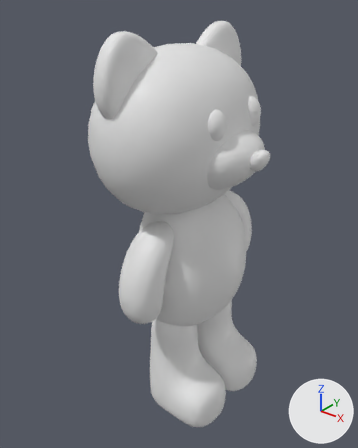
A saved change to the FBX model STRUGGLING_DarkestHourFromDawn/Assets/2) Resources/PrototypeV3/1) Object/Doll/Riging_Doll/Riging_Doll1.fbx.
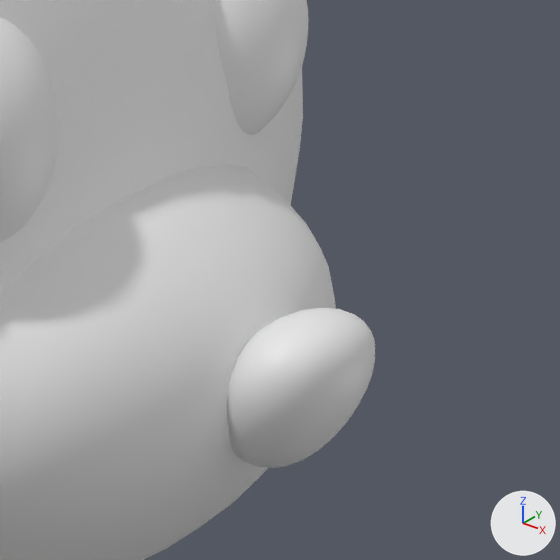
There are two pictures of each version: one whole from a camera (50 mm lens) standing at (10.842, -121.403, 1.975) and looking at (10.162, -120.553, 1.448), one close up on the part from 61% to 82% of the width and 24% to 41% of the height. Arrows for +X, +Y and +Z are at lower right; the lights stay in place. Where no turn or scale is listed for an object, it has been applied to the vertices.
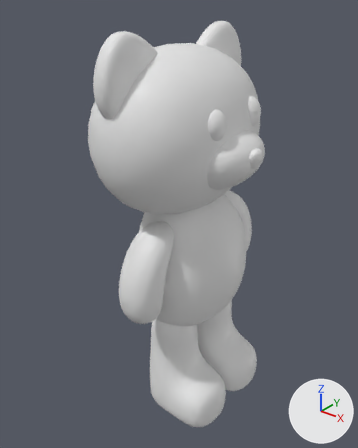
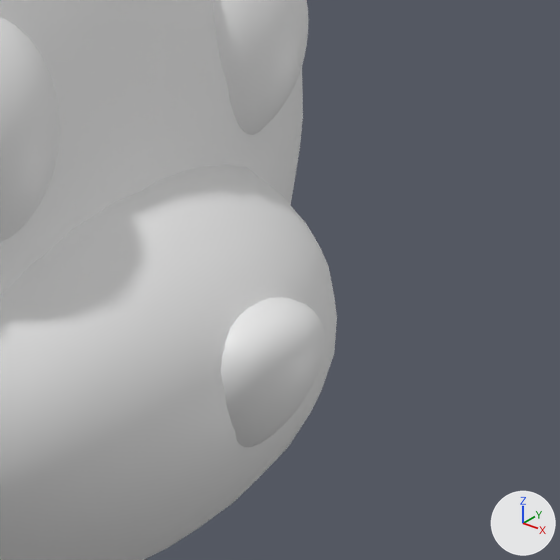
Boxes (x1, y1, x2, y2) around the edits, measured in the close-ups (560 x 560 px; the box of a moved part takes in the faces that stretch with it):
'Cube.293', reshaped: before (0, 0, 375, 560); after (0, 0, 337, 560)
part 1 of me_cube_220, moved or reshaped: before (227, 308, 375, 468); after (221, 297, 325, 447)

Diff of the bpy script that builds the scene:
```diff
--- a/STRUGGLING_DarkestHourFromDawn/Assets/2) Resources/PrototypeV3/1) Object/Doll/Riging_Doll/Riging_Doll1.fbx.py
+++ b/STRUGGLING_DarkestHourFromDawn/Assets/2) Resources/PrototypeV3/1) Object/Doll/Riging_Doll/Riging_Doll1.fbx.py
@@ me_cube_220 @@
 me_cube_220.from_pydata(...)  # 9176 vertices, 9216 faces; spans x -0.162..0.217, y -0.124..0.362, z -0.263..0.669
 # used by ob_cube_293; location = (10.1663, -120.6559, 1.2295)
+# me_cube_220 part 1: the loose piece of 386 vertices spanning x 0.179..0.217, y 0.088..0.138, z 0.396..0.442 is moved by (-0.016, 0.0, 0.0)
```
